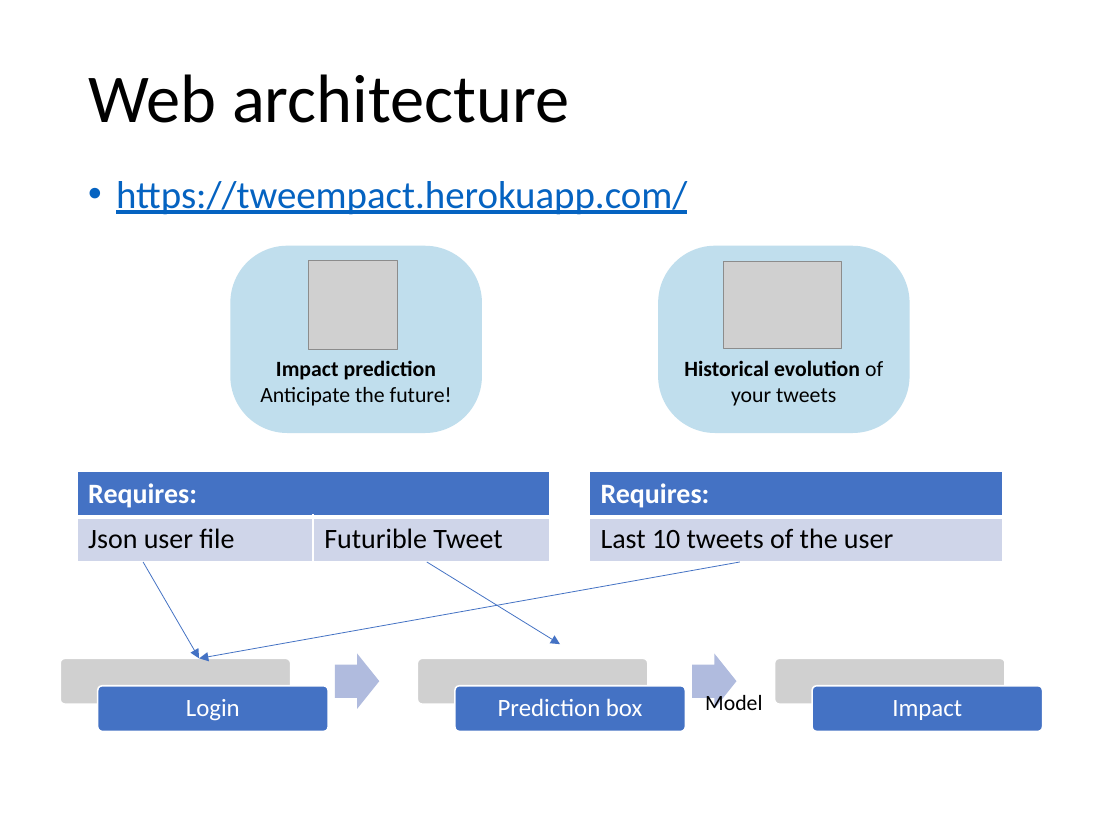
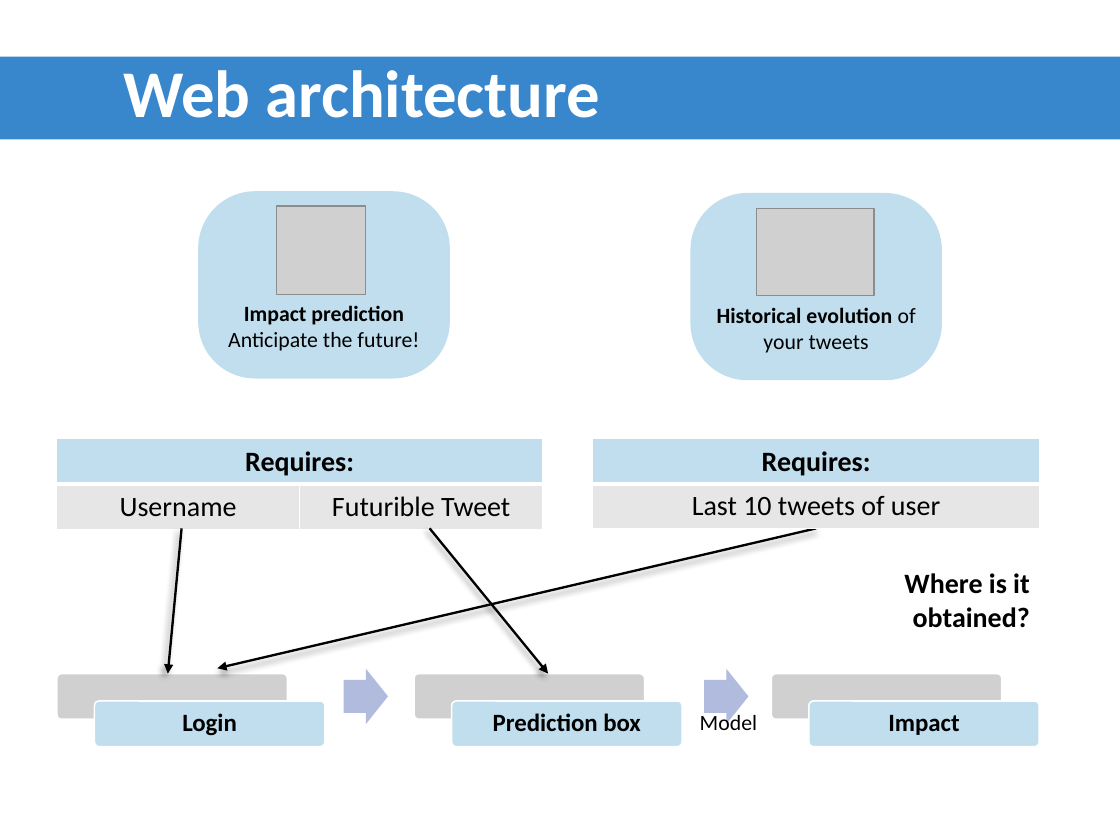
Before and after one commit to ADS2018UB/tweempact, a slide deck: slide 3 of Presentation/development.pptx (slide 2 before the commit). Drawn at 1120x840 pixels with LibreOffice and Linux fonts; fonts in the diff are those of the drawing; grey boxes stand for pictures; background and template pictures are left out. Boxes give left, top, right and bottom in pixels: in the first picture for what was removed or moved away, otherwise in the second. Text is boxed around its words. In the diff, an @@ line names an element or a change of style, - is before the commit and + after.

Commit message:
Presentation

```diff
--- a/Presentation/development.pptx
+++ b/Presentation/development.pptx
@@ rectangle "Web architecture": place and size @@
-rectangle "Web architecture" at [88, 74, 569, 123]
+rectangle "Web architecture" at [0, 57, 1120, 140]
@@ rectangle "Web architecture" at [0, 57, 1120, 140]: size 44 to 42.9 pt, text colour #000000 to #FFFFFF, bold on; line spacing 0.9 to 0.8; fill none to #3886CC @@
@@ text removed at [116, 181, 687, 215] @@
-• https://tweempact.herokuapp.com/
@@ rounded rectangle: place and size @@
-rounded rectangle at [231, 245, 483, 432]
+rounded rectangle at [198, 192, 450, 379]
@@ picture: place and size @@
-picture at [309, 261, 398, 349]
+picture at [277, 206, 365, 295]
@@ rounded rectangle: place and size @@
-rounded rectangle at [659, 245, 909, 432]
+rounded rectangle at [691, 193, 942, 380]
@@ picture: place and size @@
-picture at [724, 261, 841, 347]
+picture at [756, 208, 874, 295]
@@ text "Impact prediction": place and size @@
-text "Impact prediction" at [260, 360, 452, 406]
+text "Impact prediction" at [228, 305, 419, 351]
@@ text "Historical evolution of your tweets": place and size @@
-text "Historical evolution of your tweets" at [684, 360, 883, 406]
+text "Historical evolution of your tweets" at [717, 307, 916, 353]
@@ table at [56, 439, 542, 529] @@
-row 2, column 1: Json user file
+row 2, column 1: Username
@@ fill #4472C4 to #C0DEED in row 1, column 1 @@
@@ fill #CFD5EA to #E7E6E6 in row 2 @@
@@ text colour #FFFFFF to #000000 in "Requires:" @@
@@ alignment left to centre @@
@@ table: place and size @@
-table at [77, 472, 550, 562]
+table at [56, 439, 542, 529]
@@ table at [592, 439, 1039, 529] @@
-row 2, column 1: Last 10 tweets of the user
+row 2, column 1: Last 10 tweets of user
@@ fill #4472C4 to #C0DEED in row 1, column 1 @@
@@ fill #CFD5EA to #E7E6E6 in row 2, column 1 @@
@@ text colour #FFFFFF to #000000 in "Requires:" @@
@@ alignment left to centre @@
@@ table: place and size @@
-table at [589, 472, 1002, 562]
+table at [592, 439, 1039, 529]
@@ arrow moved from (143, 562) - (199, 659) to (181, 529) - (168, 673) @@
@@ arrow (181, 529) - (168, 673): stroke #4472C4 0.5 pt to #000000 1.5 pt @@
@@ arrow moved from (740, 562) - (199, 659) to (816, 529) - (217, 669) @@
@@ arrow (816, 529) - (217, 669): stroke #4472C4 0.5 pt to #000000 1.5 pt @@
@@ arrow moved from (427, 562) - (560, 644) to (430, 529) - (548, 673) @@
@@ arrow (430, 529) - (548, 673): stroke #4472C4 0.5 pt to #000000 1.5 pt @@
@@ text added at [904, 573, 1030, 628], 18 pt, text #000000, bold @@
+Where is it obtained?
@@ 3 pictures, 3 texts, 3 rounded rectangles: place and size @@
-3 pictures, 3 texts, 3 rounded rectangles at [60, 659, 1043, 731]
+3 pictures, 3 texts, 3 rounded rectangles at [57, 673, 1039, 747]
@@ right arrow: place and size @@
-right arrow at [335, 654, 380, 709]
+right arrow at [344, 669, 389, 724]
@@ right arrow: place and size @@
-right arrow at [692, 654, 737, 709]
+right arrow at [704, 669, 749, 724]
@@ text colour #FFFFFF to #000000, bold on in 3 elements at [182, 713, 237, 736], [888, 715, 959, 735], [493, 713, 641, 731] @@
@@ text "Model": place and size @@
-text "Model" at [705, 692, 762, 710]
+text "Model" at [700, 712, 757, 730]
@@ fill #4472C4 to #C0DEED in 3 elements at [94, 701, 325, 747], [451, 701, 682, 747], [809, 701, 1039, 747] @@
```
Also in this commit, not shown: 1 other slide changed, 3 slides added, 6 other files.
